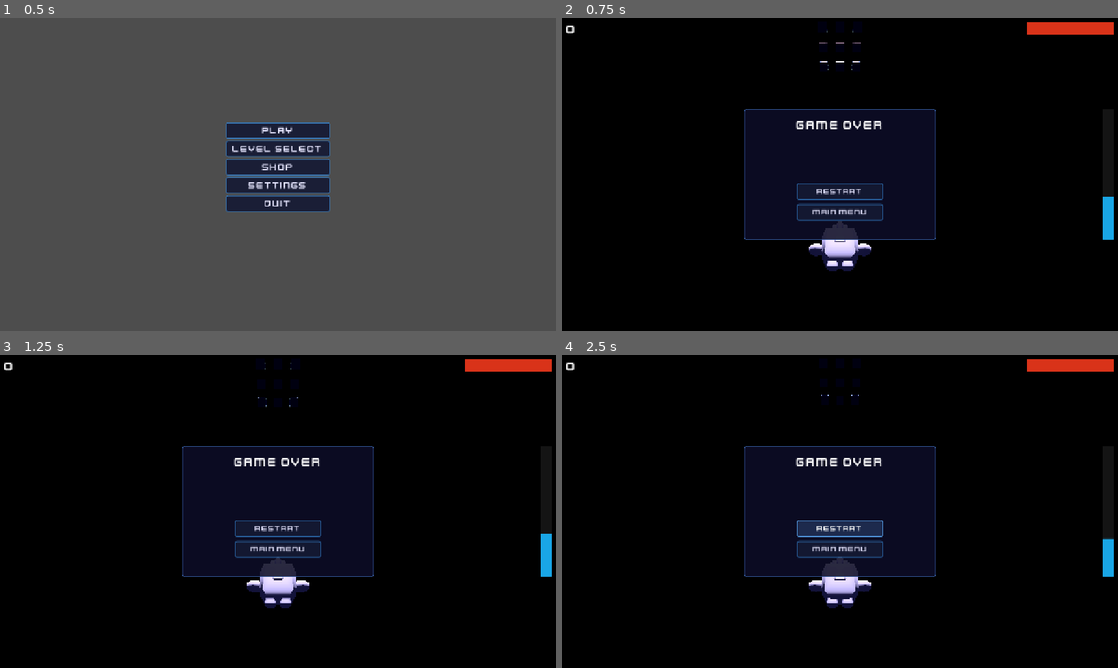
Above: before the commit, frames 1-4 (two rows, left to right).
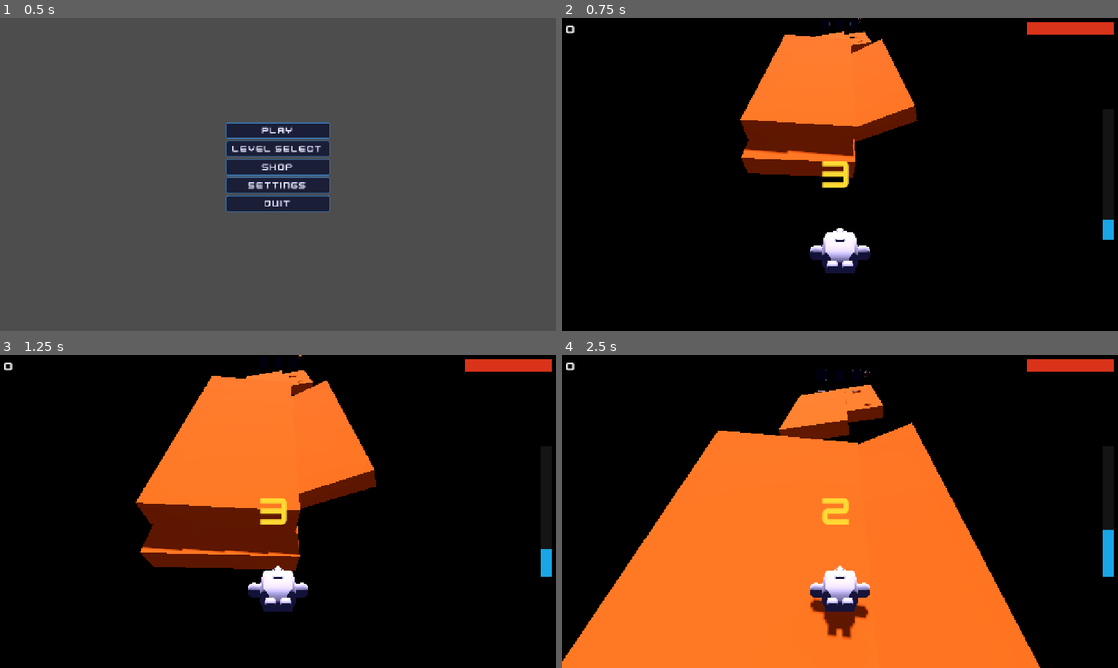
Above: after the commit, the same moments.

Repository: Dinozor/space-jumper
Game: Godot game, scene res://game/main/main.tscn
The game is run twice, just before and just after one commit, with the same random seed, the same clock (stepped at 60 frames per second) and the same inputs.
Inputs (mouse positions are in pixels of both pictures, inside the frame that each line leads up to):
- Up to frame 1 (0.5 s): no input
- Up to frame 2 (0.75 s): click "Play" at 0.5 s
- Up to frame 3 (1.25 s): no input
- Up to frame 4 (2.5 s): click (840, 527) at 1.25 s, where only the run before the commit has a clickable "Restart"; click (840, 527) at 2 s, where only the run before the commit has a clickable "Restart"

Frame 1 is identical in both runs. In frame 2, 21% of the frame differs, in the area x 32-100%, y 0-82%; in frame 3, 24%; in frame 4, 48%, in the area x 0-100%, y 4-100%.
Error before the commit: Invalid access to property or key 'play_again_pressed' on a base object of type 'null instance'. (res://game/gameplay/game.gd:51)

Commit message:
feat(ui): replace GameOver node with WinScreen and LoseScreen in game.tscn

Diff:
--- a/game/gameplay/game.tscn
+++ b/game/gameplay/game.tscn
@@ -4,9 +4,10 @@
 [ext_resource type="PackedScene" uid="uid://debrisha0rd1" path="res://game/objects/debris_hazard.tscn" id="Scene_DebrisHazard"]
 [ext_resource type="PackedScene" uid="uid://debrissafe01" path="res://game/objects/debris_safe.tscn" id="Scene_DebrisSafe"]
 [ext_resource type="PackedScene" uid="uid://dwutydur07qr8" path="res://game/objects/debris_wall.tscn" id="Scene_DebrisWall"]
-[ext_resource type="PackedScene" uid="uid://dp4g5kwtgxq0d" path="res://game/ui/game_over.tscn" id="Scene_GameOver"]
+[ext_resource type="PackedScene" uid="uid://cwinscrntscn1" path="res://game/ui/win_screen.tscn" id="Scene_WinScreen"]
+[ext_resource type="PackedScene" uid="uid://closescrntsc1" path="res://game/ui/lose_screen.tscn" id="Scene_LoseScreen"]
+[ext_resource type="PackedScene" uid="uid://hudscene001" path="res://game/ui/hud.tscn" id="Scene_HUD"]
 [ext_resource type="PackedScene" uid="uid://pausemenu01" path="res://game/ui/pause_menu.tscn" id="Scene_PauseMenu"]
-[ext_resource type="PackedScene" uid="uid://hudscene001" path="res://game/ui/hud.tscn" id="Scene_HUD"]
 [ext_resource type="PackedScene" uid="uid://pickboost01" path="res://game/objects/pickup_boost.tscn" id="Scene_PickupBoost"]
 [ext_resource type="PackedScene" uid="uid://pickhp001" path="res://game/objects/pickup_health.tscn" id="Scene_PickupHealth"]
 [ext_resource type="PackedScene" uid="uid://playerscene1" path="res://game/player/player.tscn" id="Scene_Player"]
@@ -78,6 +79,8 @@
 
 [node name="HUD" parent="." unique_id=506885096 instance=ExtResource("Scene_HUD")]
 
-[node name="GameOver" parent="." unique_id=1351267110 instance=ExtResource("Scene_GameOver")]
+[node name="WinScreen" parent="." unique_id=300000001 instance=ExtResource("Scene_WinScreen")]
 
-[node name="PauseMenu" parent="." instance=ExtResource("Scene_PauseMenu")]
+[node name="LoseScreen" parent="." unique_id=300000002 instance=ExtResource("Scene_LoseScreen")]
+
+[node name="PauseMenu" parent="." unique_id=194315403 instance=ExtResource("Scene_PauseMenu")]
